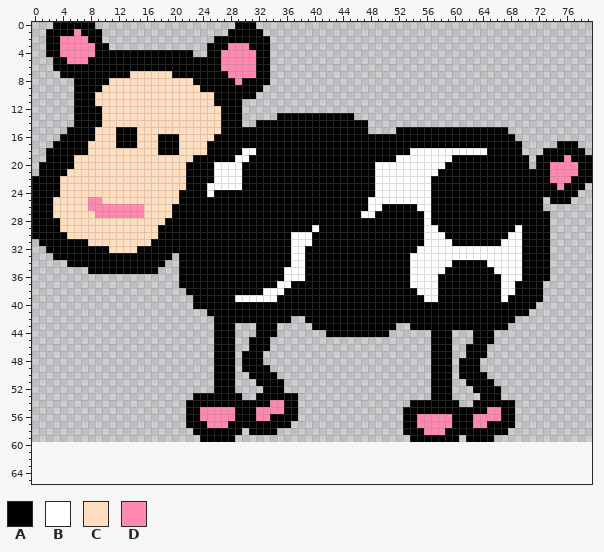
Edited in one commit: sprite sheet (img/sheep3-3.png). The picture above is the old version.
The file is 80x60 pixels. Shown: x 0..79, y 0..65. The old version is drawn lined up with the new one, on the new canvas.
Palette (. is transparent): A #000000  B #ffffff  C #ffdec0  D #ff88b1
Pixels before (only the part around the change), first column x 15:
34 AAAA..AAAAAAAAAAAAAAAABBAAAAAAAAAAAAAAABBBBBBAAAAABBBBBAAAA
35 AAA...AAAAAAAAAAAAAAABBBAAAAAAAAAAAAAAABBBBBAAAAAAABBBBAAAA
36 ......AAAAAAAAAAAAAAABBBAAAAAAAAAAAAAAABBBBAAAAAAAAABBBAAAA
37 ......AAAAAAAAAAAAAABBAAAAAAAAAAAAAAAAABBBBAAAAAAAAABBAAAA.
38 .......AAAAAAAAAAABBBAAAAAAAAAAAAAAAAAAABBBAAAAAAAAABBAAAA.
39 ........AAAAAABBBBBBAAAAAAAAAAAAAAAAAAAAABBAAAAAAAAABAAAAA.
40 ........AAAAAAAAAAAAAAAAAAAAAAAAAAAAAAAAAAAAAAAAAAAAAAAAA..
41 ..........AAAAAAAAAAAAAAAAAAAAAAAAAAAAAAAAAAAAAAAAAAAAAA...
42 ...........AAAAAAAAAAA..AAAAAAAAAAAAAAAAAAAAAAAAAAAAAA.....
43 ...........AAA...AAA.....AAAAAAAAAAAA..AAAAAAAAAAAAAA......
44 ...........AAA...AAA.......AAAAAAAAA......AAA...AAA........
45 ...........AAA..AAA.......................AAA...AAA........
46 ...........AAA..AAA.......................AAA..AAA.........
47 ...........AAA.AAA........................AAA..AAA.........
48 ...........AAA.AAA........................AAA.AAA..........
49 ...........AAA.AAAA.......................AAA.AAA..........
50 ...........AAA..AAAA......................AAA.AAAA.........
51 ...........AAA...AAAA.....................AAA..AAAA........
52 ...........AAA....AAA.....................AAA...AAAA.......
53 ........AAAAAAA..AAAAAA...................AAA....AAA.......
54 .......AAAAAAAAAAAADDAA................AAAAAAA..AAAAAA.....
55 .......AADDDDDAAADDDDAA...............AAAAAAAAAAAADDAA.....
56 .......AADDDDDAAADDAAAA...............AADDDDDAAADDDDAA.....
57 .......AAADDDAAAAAAAAA................AADDDDDAAADDAAAA.....
58 ........AAAAAAA.AAAA..................AAADDDAAAAAAAAA......
59 .........AAAAA.........................AAAAAAA.AAAA........
60 ...........................................................
61 ...........................................................
62 ...........................................................
63 ...........................................................
64 ...........................................................
65 ...........................................................
The same view after the edit:
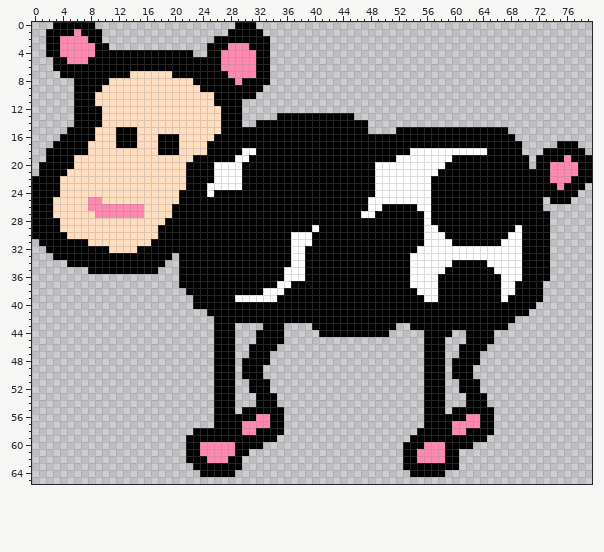
Changes in this commit:
canvas 80x60 -> 80x90
Changed rows in their new state; - is an unchanged pixel.
first column x 22:
42 ---------------AA------------------------------
43 ----------.--A---------------------------------
44 -------------A-----A--------------A-----A------
45 ---------.--AA--------------------A--.--A------
46 ------------A---------------------A--.-A-------
47 --------.--A----------------------A--.-A--.----
48 -----------A----------------------A--.A--------
49 -----------.----------------------A--.A--.-----
50 --------A--..---------------------A--.A--..----
51 ---------A--..--------------------A--.-A--..---
52 ---------AA-..--------------------A--.-AA-...--
53 -...---.-----...------------------A--.--AA-..--
54 ....---...--A...----------------..---..-A--....
55 ....AAA.--AAAA..---------------...---.-----A...
56 ....AAA-------..---------------...AAAA--D-AA...
57 ....AA--DDDD--.----------------...AAAADDD-A-...
58 --------DD---A-----------------..-AAA-DD----..-
59 AA-----AAAAAA--------------------------A---.---
60 AADDDDDAAAA--------------------AAADDDAAAA------
61 AADDDDDAA----------------------AADDDDAA--------
62 AAADDDAA-----------------------AADDDDAA--------
63 -AAAAAAA-----------------------AAAAAAAA--------
64 --AAAAA-------------------------AAAAA----------
Changed places in both pictures, as pixel boxes (x1, y1, x2, y2):
changed: (186, 316, 326, 477)
changed: (403, 330, 515, 477)
